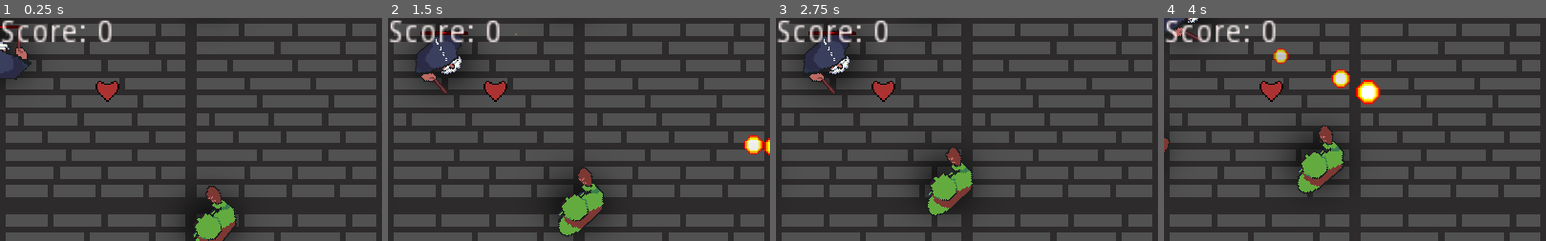
Above: before the commit, frames 1-4 (left to right).
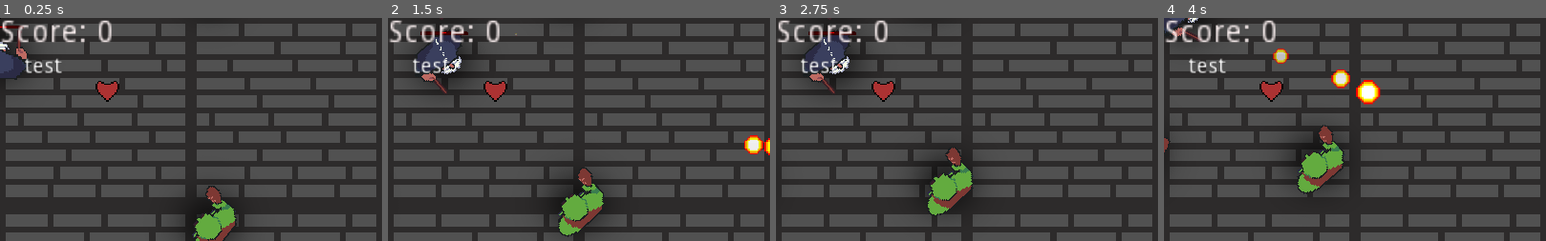
Above: after the commit, the same moments.

Repository: SuperBrainBro/SecondThoughts
Game: Godot game, scene res://Main/Main.tscn
Two runs of this game, one before a commit and one after it. Both use one fixed random seed, a clock stepped at 60 frames per second and the inputs below. The engine's default icon, where the game draws it, is replaced by a stand-in: a white triangle on a blue panel in a dark square.
Inputs (mouse positions are % of the whole screen's width and height, from its top left):
- Up to frame 1 (0.25 s): no input
- Up to frame 2 (1.5 s): move the mouse to (72, 45) at 0.52 s; hold D (move_right) 0.53-1.28 s; click (72, 45) at 0.6 s; move the mouse to (30, 55) at 1.27 s; hold S (move_down) from 1.28 s (still down); tap Tab (change_player) at 1.35 s
- Up to frame 3 (2.75 s): move the mouse to (60, 28) at 2.02 s; release S (move_down) at 2.03 s; hold D (move_right) from 2.03 s (still down); click (60, 28) at 2.1 s
- Up to frame 4 (4 s): move the mouse to (45, 70) at 2.77 s; release D (move_right) at 2.78 s; hold W (move_up) 2.78-3.53 s; tap Tab (change_player) at 2.85 s; move the mouse to (80, 65) at 3.52 s; hold A (move_left) from 3.53 s (still down); click (80, 65) at 3.6 s
The pictures show only the part of the screen within x 0-50%, y 0-50%; the shares and areas given below are measured in that part.

The runs differ from the first frame. In frame 1, 0.3% of the frame differs, in the area x 6-17%, y 17-25%; in frame 2, 0.3%; in frame 3, 0.3%; in frame 4, 0.3%.
Error in both runs: Trying to assign value of type 'Node2D' to a variable of type 'Camera2D'. (res://Main/Main.gd:9)

Commit message:
added test label
testy test test

Diff:
--- a/WGJ136/Main/Main.tscn
+++ b/WGJ136/Main/Main.tscn
@@ -277,3 +277,14 @@
 
 [node name="ScoreTimer" type="Timer" parent="."]
 autostart = true
+
+[node name="Label" type="Label" parent="."]
+margin_left = 33.3201
+margin_top = 52.3602
+margin_right = 73.3201
+margin_bottom = 66.3602
+rect_scale = Vector2( 2, 2 )
+text = "test"
+__meta__ = {
+"_edit_use_anchors_": false
+}
Not shown, added: WGJ136/.mono/assemblies/Debug/GodotSharp.xml
Not shown, added: WGJ136/.mono/assemblies/Debug/GodotSharpEditor.xml
Not shown, added: WGJ136/.mono/assemblies/Debug/api_hash_cache.cfg
Not shown, added: WGJ136/.mono/metadata/ide_server_meta.txt
Not shown, added: WGJ136/.mono/assemblies/Debug/GodotSharp.dll
Not shown, added: WGJ136/.mono/assemblies/Debug/GodotSharp.pdb
Not shown, added: WGJ136/.mono/assemblies/Debug/GodotSharpEditor.dll
Not shown, added: WGJ136/.mono/assemblies/Debug/GodotSharpEditor.pdb
